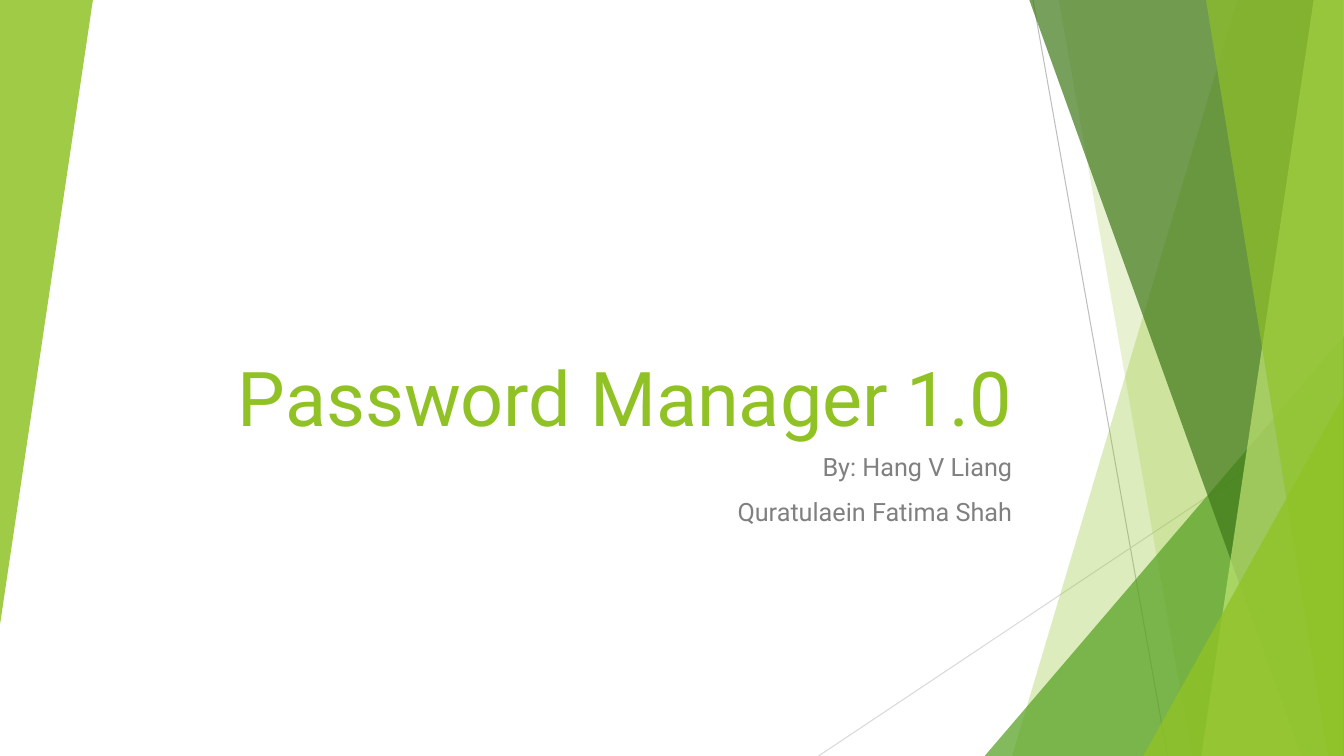
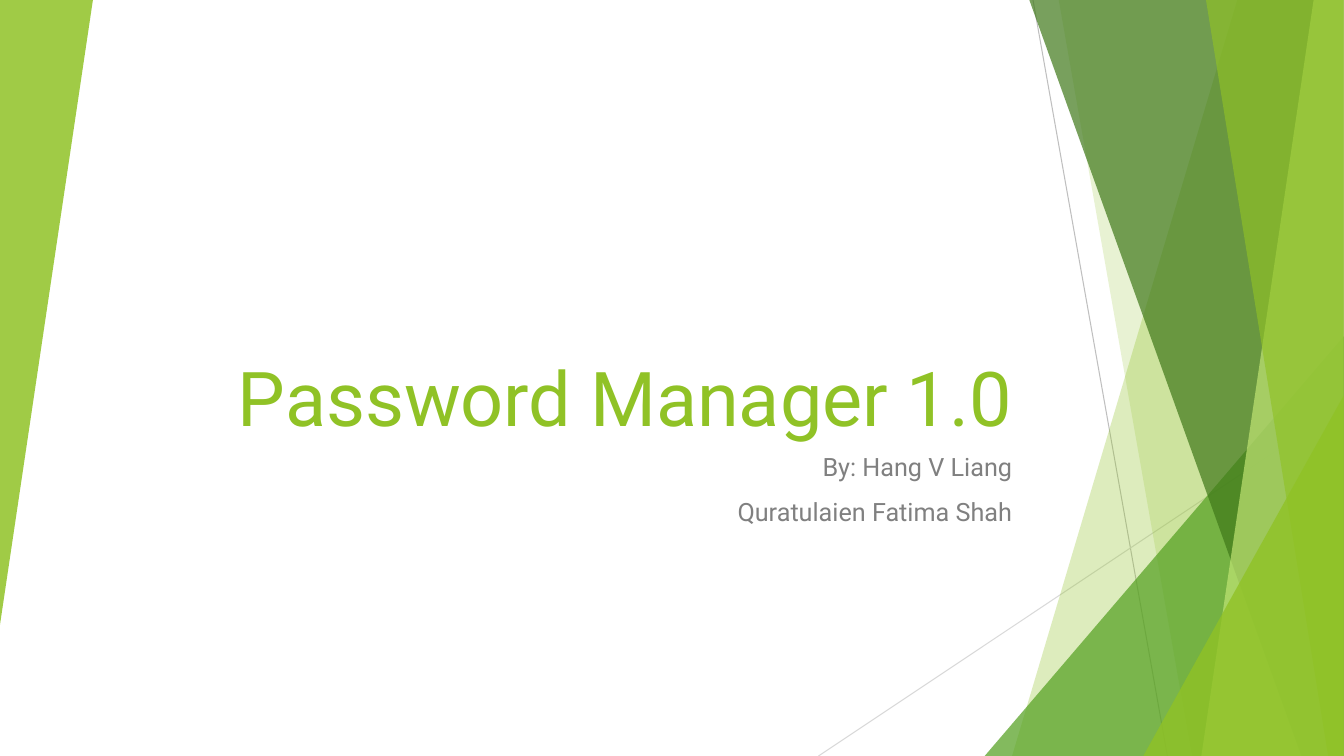
Before and after one commit to Anghagaed/Database-Project, a slide deck: slide 1 of Password Manager PPPT.pptx. Drawn at 1344x756 pixels with LibreOffice and Linux fonts; fonts in the diff are those of the drawing. Boxes give left, top, right and bottom in pixels: in the first picture for what was removed or moved away, otherwise in the second. Text is boxed around its words. In the diff, an @@ line names an element or a change of style, - is before the commit and + after.

```diff
--- a/Password Manager PPPT.pptx
+++ b/Password Manager PPPT.pptx
@@ subtitle at (738, 502, 1012, 524): text changed @@
-Quratulaein Fatima Shah
+Quratulaien Fatima Shah
```
Also in this commit, not shown: 4 other slides changed, 1 slide added, 1 slide removed, 5 other files.
